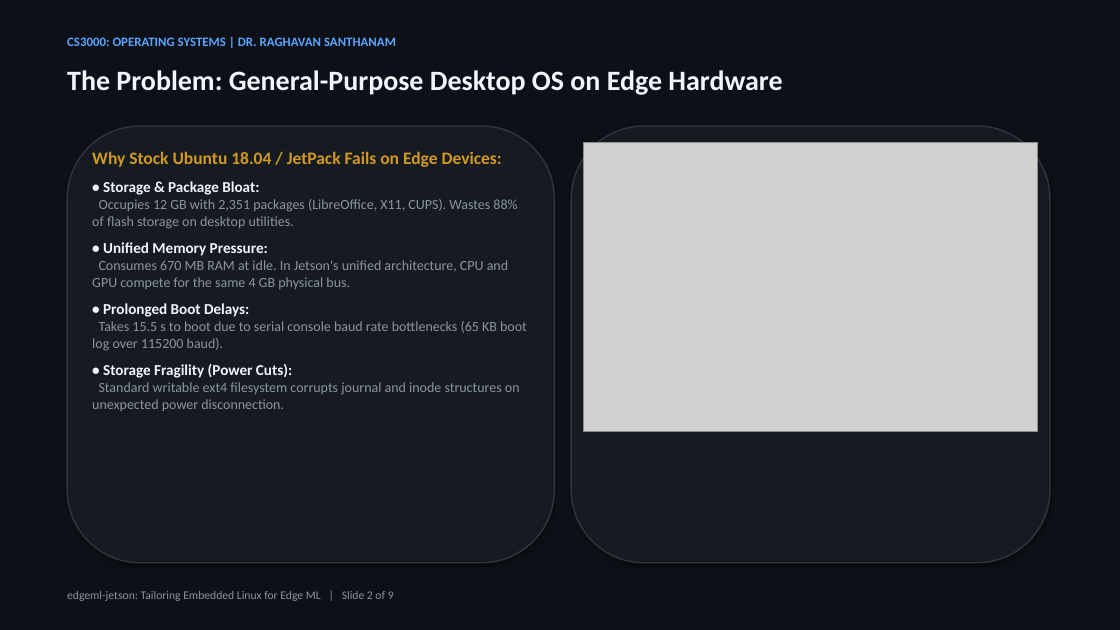
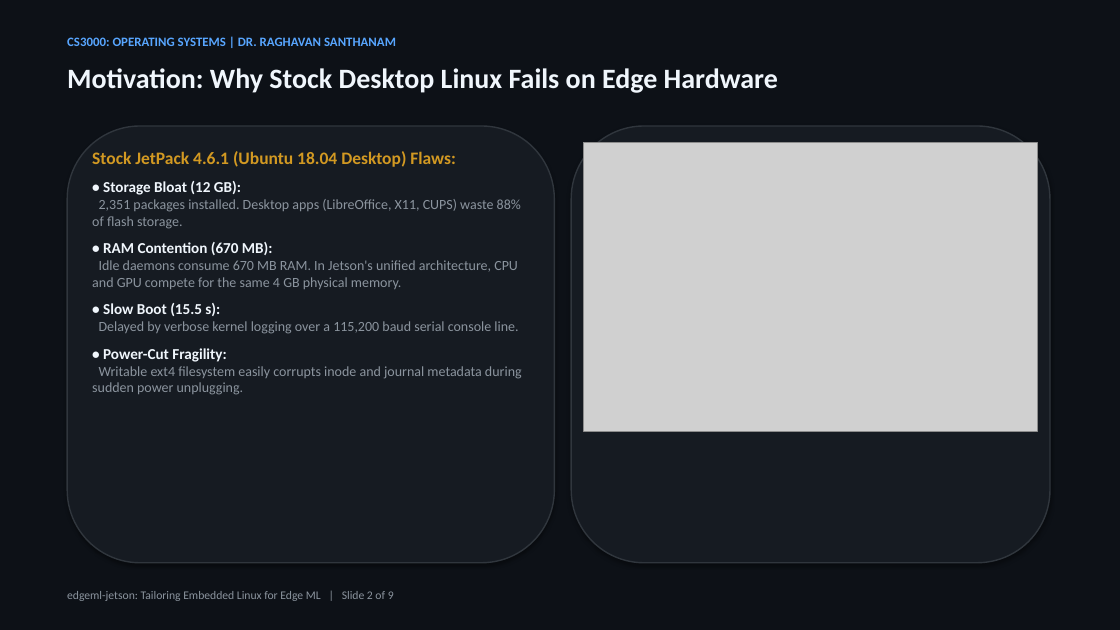
Before and after one commit to pengeon1/edgeml-jetson, a slide deck: slide 2 of presentation/cs3000-edgeml-presentation.pptx. Drawn at 1120x630 pixels with LibreOffice and Linux fonts; fonts in the diff are those of the drawing; grey boxes stand for pictures. Boxes give left, top, right and bottom in pixels: in the first picture for what was removed or moved away, otherwise in the second. Text is boxed around its words. In the diff, an @@ line names an element or a change of style, - is before the commit and + after.

```diff
--- a/presentation/cs3000-edgeml-presentation.pptx
+++ b/presentation/cs3000-edgeml-presentation.pptx
@@ text at [67,68,778,93]: text changed @@
-The Problem: General-Purpose Desktop OS on Edge Hardware
+Motivation: Why Stock Desktop Linux Fails on Edge Hardware
@@ text at [92,151,522,395]: text changed @@
-Why Stock Ubuntu 18.04 / JetPack Fails on Edge Devices:
-• Storage & Package Bloat:
-Occupies 12 GB with 2,351 packages (LibreOffice, X11, CUPS). Wastes 88% of flash storage on desktop utilities.
-• Unified Memory Pressure:
-Consumes 670 MB RAM at idle. In Jetson's unified architecture, CPU and GPU compete for the same 4 GB physical bus.
-• Prolonged Boot Delays:
-Takes 15.5 s to boot due to serial console baud rate bottlenecks (65 KB boot log over 115200 baud).
-• Storage Fragility (Power Cuts):
-Standard writable ext4 filesystem corrupts journal and inode structures on unexpected power disconnection.
+Stock JetPack 4.6.1 (Ubuntu 18.04 Desktop) Flaws:
+• Storage Bloat (12 GB):
+2,351 packages installed. Desktop apps (LibreOffice, X11, CUPS) waste 88% of flash storage.
+• RAM Contention (670 MB):
+Idle daemons consume 670 MB RAM. In Jetson's unified architecture, CPU and GPU compete for the same 4 GB physical memory.
+• Slow Boot (15.5 s):
+Delayed by verbose kernel logging over a 115,200 baud serial console line.
+• Power-Cut Fragility:
+Writable ext4 filesystem easily corrupts inode and journal metadata during sudden power unplugging.
```
Also in this commit, not shown: 8 other slides changed, 4 other files.
